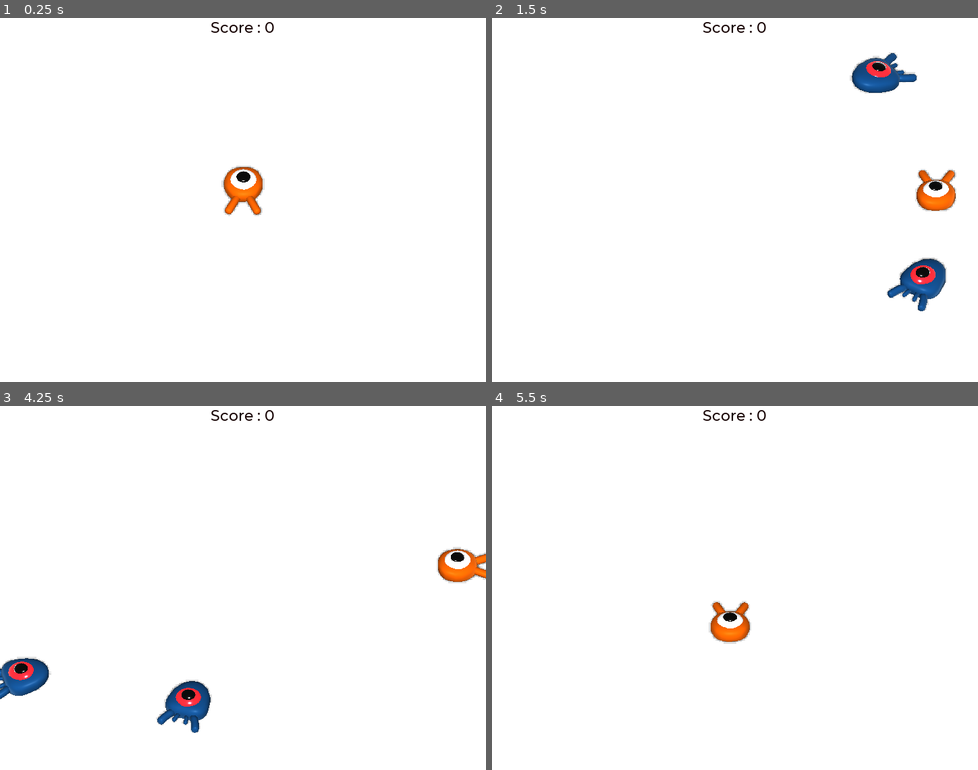
Above: before the commit, frames 1-4 (two rows, left to right).
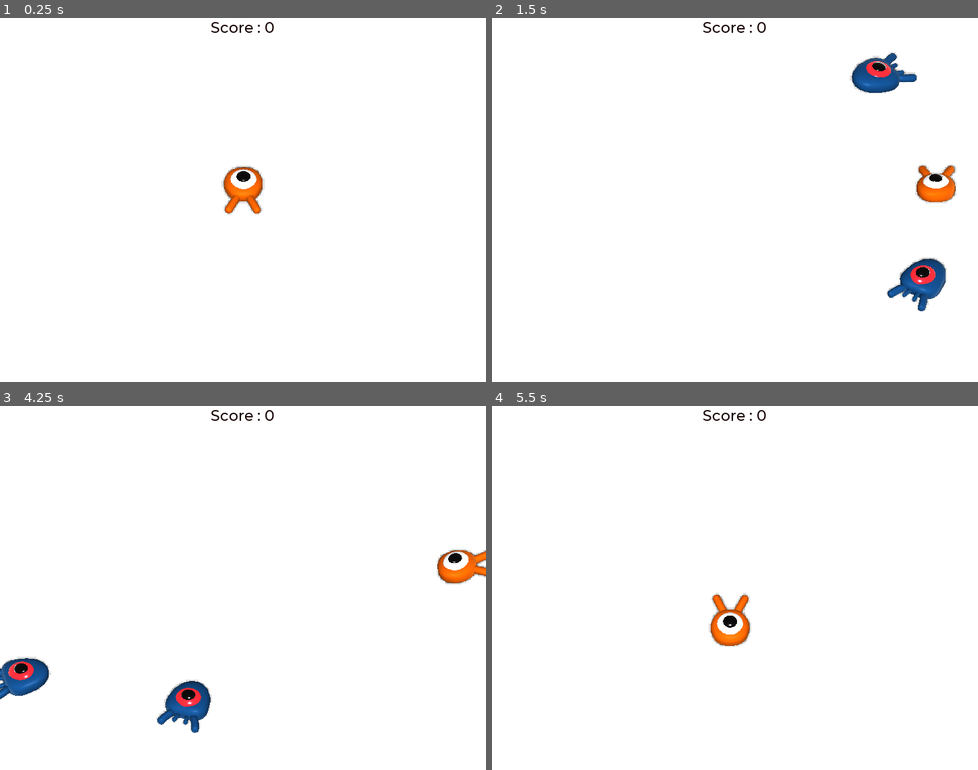
Above: after the commit, the same moments.

Repository: MaeIg/GodotTutorial
Game: Godot game, scene res://scenes/Main.tscn
The game is run twice, just before and just after one commit, with the same random seed, the same clock (stepped at 60 frames per second) and the same inputs. The project has no main scene, so this scene is started directly.
Inputs:
- Up to frame 1 (0.25 s): no input
- Up to frame 2 (1.5 s): tap Enter (ui_accept) at 0.5 s; hold D (move_right) 0.53-1.28 s; tap Space (jump) at 0.6, 0.77, 1.07, 1.35 s; hold S (move_back) from 1.28 s (still down)
- Up to frame 3 (4.25 s): tap Space (jump) at 1.52, 1.82, 2.1, 2.85, 3.02, 3.32, 3.6, 3.77, 4.07 s; release S (move_back) at 2.03 s; hold D (move_right) 2.03-2.78 s; hold Z (move_forward) 2.78-3.53 s; hold Q (move_left) from 3.53 s (still down)
- Up to frame 4 (5.5 s): tap Space (jump) at 4.35, 4.52, 4.82, 5.1 s; tap Enter (ui_accept) at 5 s; release Q (move_left) at 5.03 s; hold S (move_back) from 5.03 s (still down)

The runs differ from the first frame. In frame 1, 0.1% of the frame differs, in the area x 45-55%, y 40-55%; in frame 2, 0.8%, in the area x 87-96%, y 40-54%; in frame 3, 0.4%; in frame 4, 0.7%.

Commit message:
feat(3d): accelerate animation when player move and better show jumps

Diff:
--- a/3d/scenes/Player.gd
+++ b/3d/scenes/Player.gd
@@ -36,6 +36,9 @@
 	if direction != Vector3.ZERO:
 		direction = direction.normalized()
 		$Pivot.look_at(translation + direction, Vector3.UP)
+		$AnimationPlayer.playback_speed = 4
+	else:
+		$AnimationPlayer.playback_speed = 1
 
 	# Jumping.
 	if is_on_floor() and Input.is_action_just_pressed("jump"):
@@ -46,6 +49,8 @@
 	velocity.z = direction.z * speed
 	# Vertical velocity
 	velocity.y -= fall_acceleration * delta
+	# Change Pivot
+	$Pivot.rotation.x = PI / 6 * velocity.y / jump_impulse
 	# Moving the character
 	velocity = move_and_slide(velocity, Vector3.UP)
 
